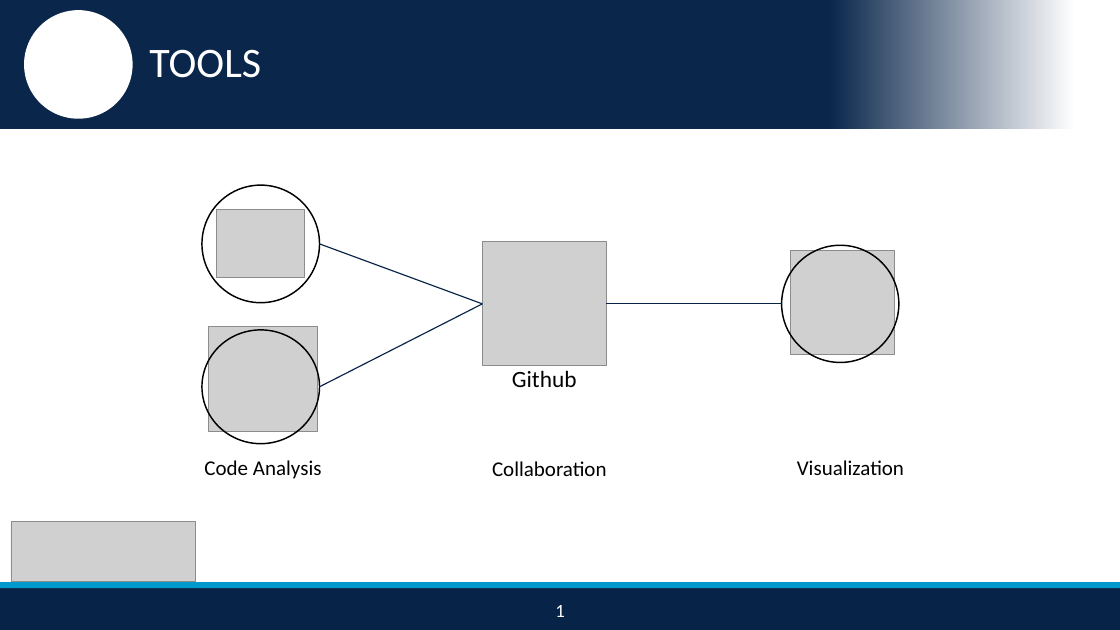
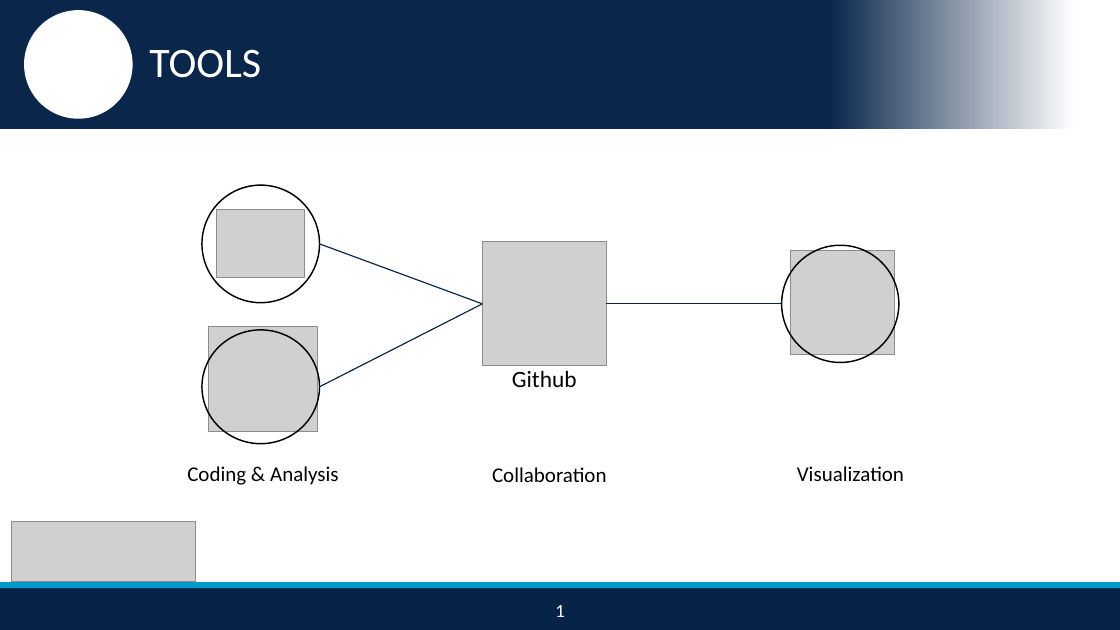
Before and after one commit to nikhilba/NOLA, a slide deck: slide 6 of Presentation/NOLA_Midterm_Presentation_v1.2.pptx. Drawn at 1120x630 pixels with LibreOffice and Linux fonts; fonts in the diff are those of the drawing; grey boxes stand for pictures; background and template pictures are left out. Boxes give left, top, right and bottom in pixels: in the first picture for what was removed or moved away, otherwise in the second. Text is boxed around its words. In the diff, an @@ line names an element or a change of style, - is before the commit and + after.

```diff
--- a/Presentation/NOLA_Midterm_Presentation_v1.2.pptx
+++ b/Presentation/NOLA_Midterm_Presentation_v1.2.pptx
@@ text at (187,466,339,485): text changed @@
-Code Analysis
+Coding & Analysis
@@ text "Collaboration": place and size @@
-text "Collaboration" at (492,461,607,476)
+text "Collaboration" at (492,467,607,482)
@@ text "Visualization": place and size @@
-text "Visualization" at (797,460,904,475)
+text "Visualization" at (797,466,904,481)
```
Also in this commit, not shown: 5 other slides changed.
